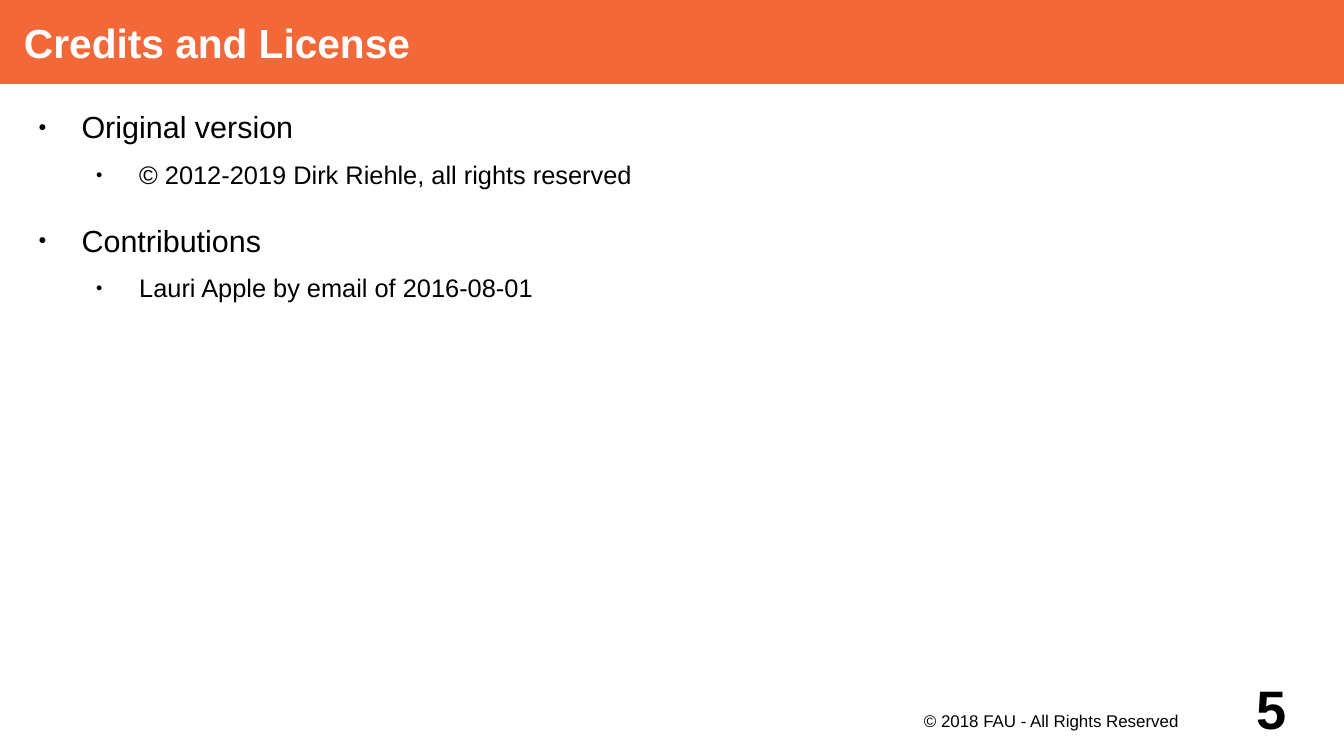
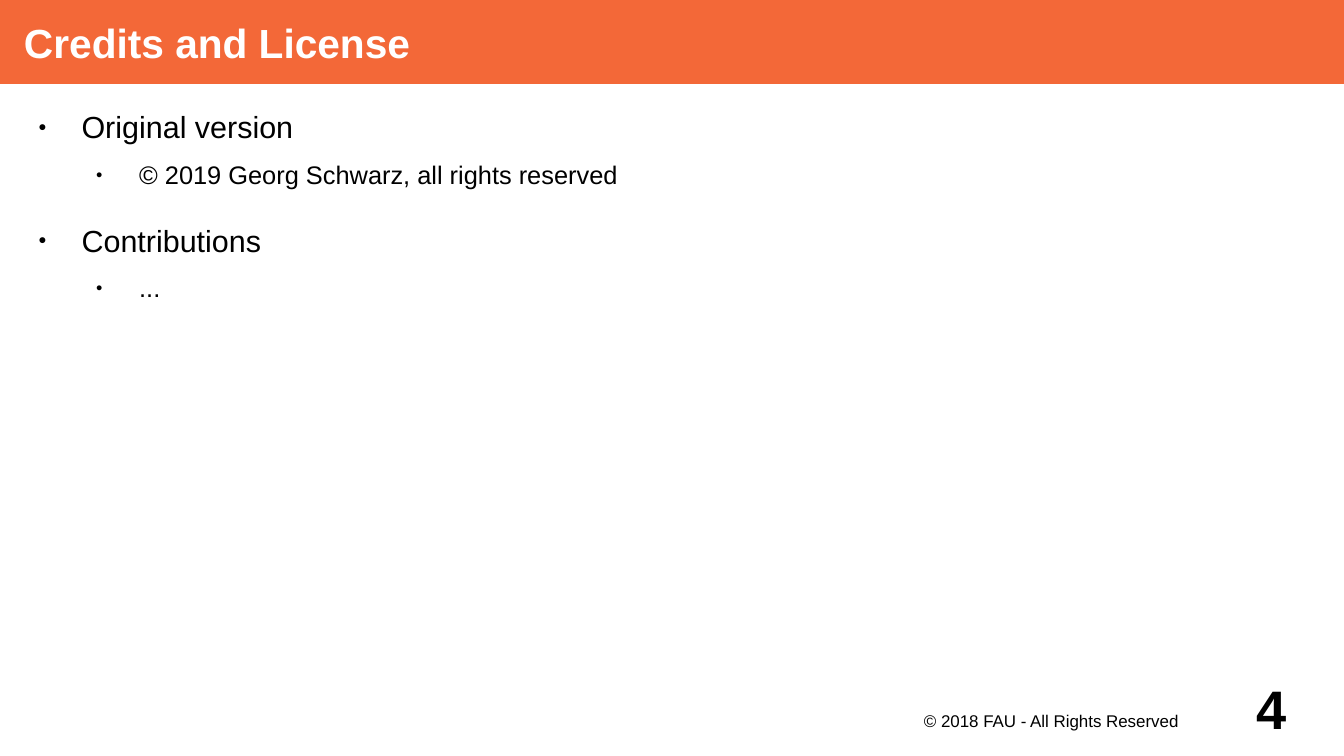
Before and after one commit to dirkriehle/adap-course, a slide deck: slide 4 of Lecture Slides/ADAP Z01 - Containerization.odp (slide 5 before the commit). Drawn at 1344x756 pixels with LibreOffice and Linux fonts; fonts in the diff are those of the drawing. Boxes give left, top, right and bottom in pixels: in the first picture for what was removed or moved away, otherwise in the second. Text is boxed around its words. In the diff, an @@ line names an element or a change of style, - is before the commit and + after.

```diff
--- a/Lecture Slides/ADAP Z01 - Containerization.odp
+++ b/Lecture Slides/ADAP Z01 - Containerization.odp
@@ text at (165, 165, 618, 189): text changed @@
-  ● © 2012-2019 Dirk Riehle, all rights reserved
+  ● © 2019 Georg Schwarz, all rights reserved
@@ text at (139, 278, 533, 303): text changed @@
-  ● Lauri Apple by email of 2016-08-01
+  ● ...
@@ page number at (1257, 691, 1287, 729): text changed @@
-5
+4
```
Also in this commit, not shown: 1 other slide changed, 1 slide added, 2 slides removed.
